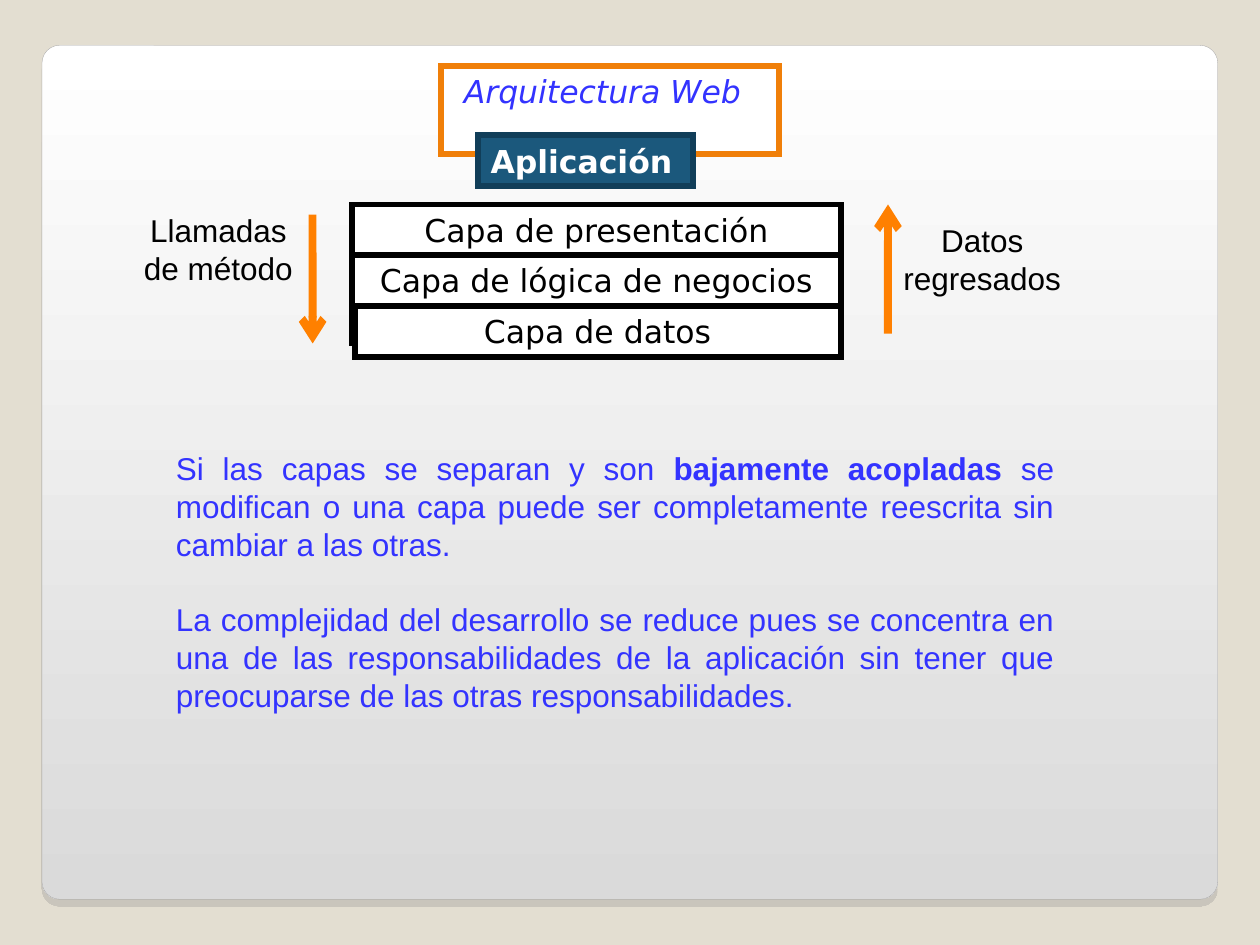
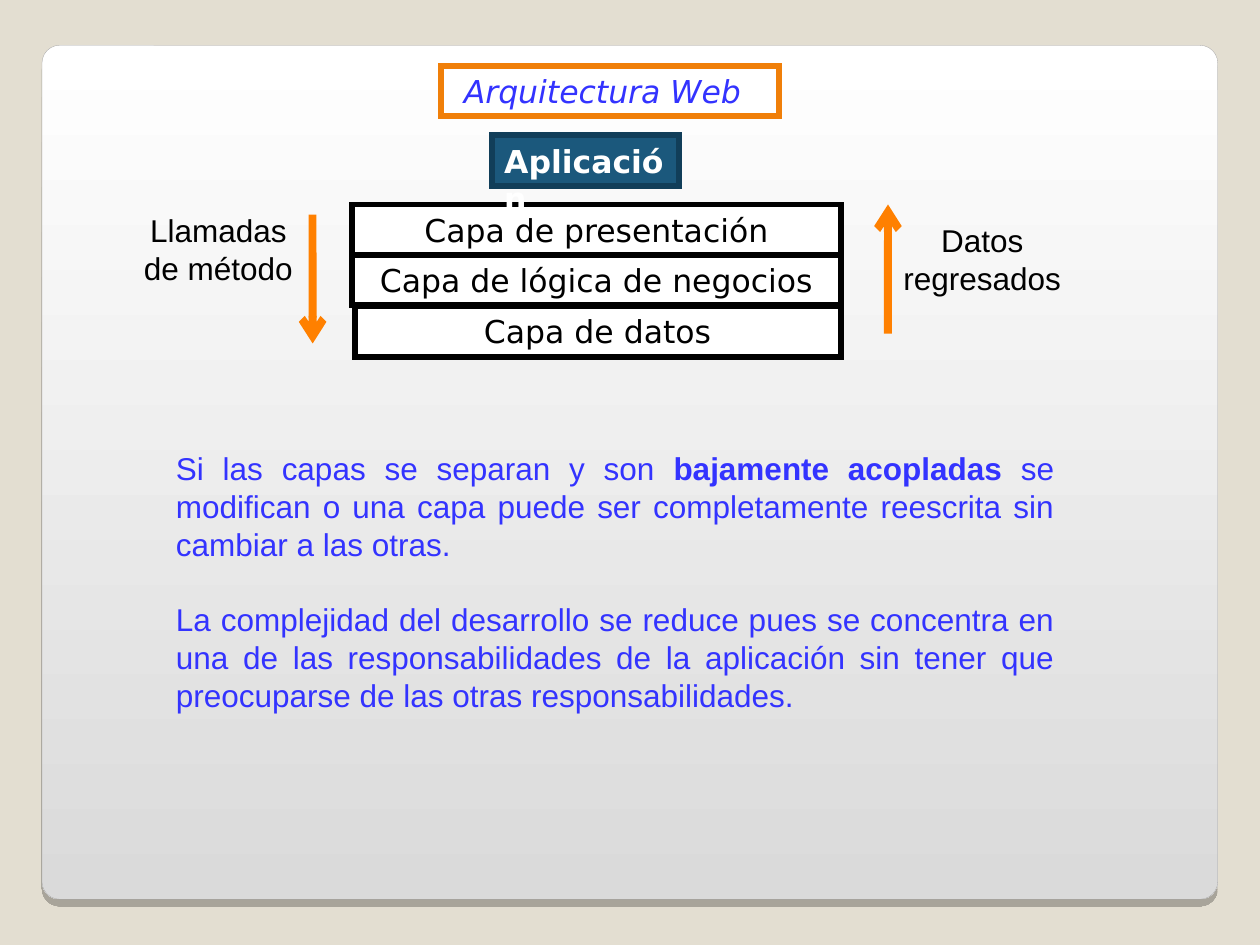
Before and after one commit to fhca/ProgWeb, a slide deck: slide 13 of PRESENTA/Tema 1 WEB Introduccion.ppt (slide 15 before the commit). Drawn at 1260x945 pixels with LibreOffice and Linux fonts; fonts in the diff are those of the drawing; background and template pictures are left out. Boxes give left, top, right and bottom in pixels: in the first picture for what was removed or moved away, otherwise in the second. Text is boxed around its words. In the diff, an @@ line names an element or a change of style, - is before the commit and + after.

```diff
--- a/PRESENTA/Tema 1 WEB Introduccion.ppt
+++ b/PRESENTA/Tema 1 WEB Introduccion.ppt
@@ rounded rectangle at (x1=42, y1=45, x2=1217, y2=900): shadow changed @@
@@ rectangle "Arquitectura Web" resized from (x1=441, y1=66, x2=779, y2=154) to (x1=441, y1=66, x2=779, y2=116) @@
@@ rectangle "Aplicación" resized from (x1=478, y1=135, x2=692, y2=185) to (x1=491, y1=135, x2=678, y2=185) @@
@@ rectangle "Capa de lógica de negocios" resized from (x1=353, y1=255, x2=842, y2=343) to (x1=353, y1=255, x2=842, y2=305) @@
```
Also in this commit, not shown: 14 other slides changed, 2 slides removed, 9 other files.
